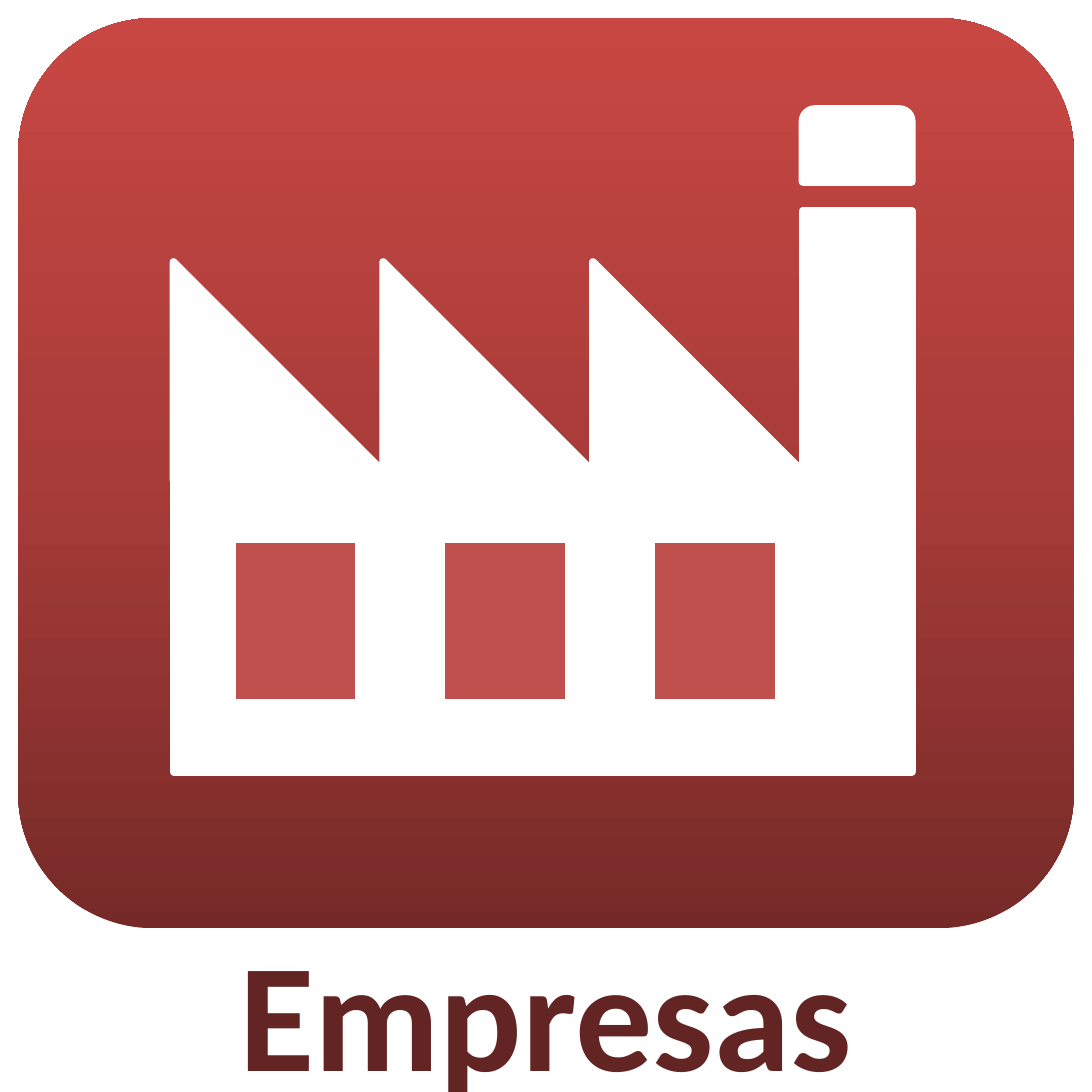
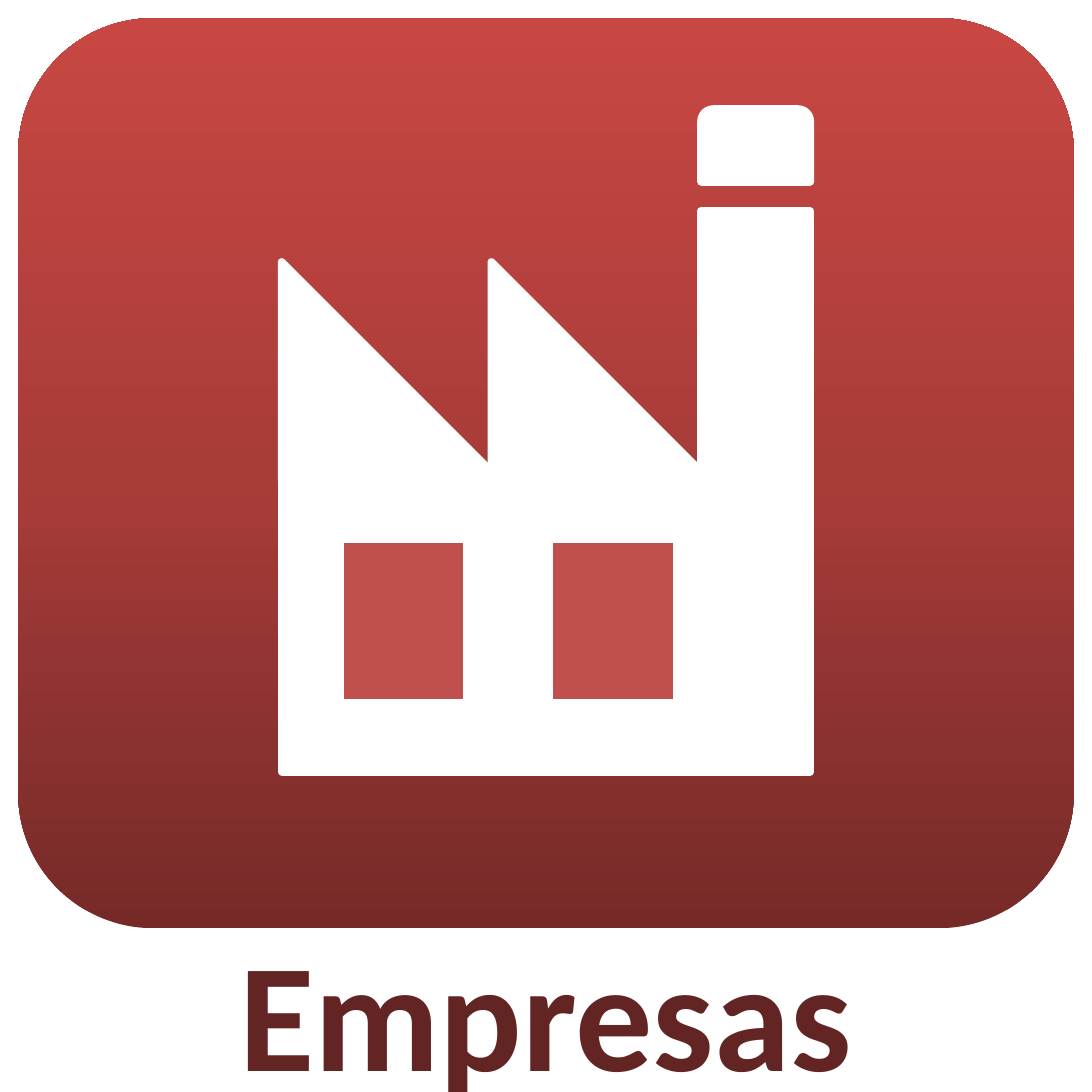
Before and after one commit to solkam/crm-docs, a slide deck: slide 3 of 4.UI/Icons CRM v1.pptx. Drawn at 1092x1092 pixels with LibreOffice and Linux fonts; fonts in the diff are those of the drawing. Boxes give left, top, right and bottom in pixels: in the first picture for what was removed or moved away, otherwise in the second. Text is boxed around its words. In the diff, an @@ line names an element or a change of style, - is before the commit and + after.

```diff
--- a/4.UI/Icons CRM v1.pptx
+++ b/4.UI/Icons CRM v1.pptx
@@ right triangle removed at (174, 262, 392, 480) @@
@@ rectangle: place and size @@
-rectangle at (174, 481, 912, 772)
+rectangle at (282, 481, 811, 772)
@@ rectangle removed at (232, 539, 360, 703) @@
@@ 3 rectangles, 2 right triangles, 1 round same rect: place and size @@
-3 rectangles, 2 right triangles, 1 round same rect at (383, 109, 912, 703)
+3 rectangles, 2 right triangles, 1 round same rect at (282, 109, 810, 703)
```
Also in this commit, not shown: 3 slides added, 1 other file.
